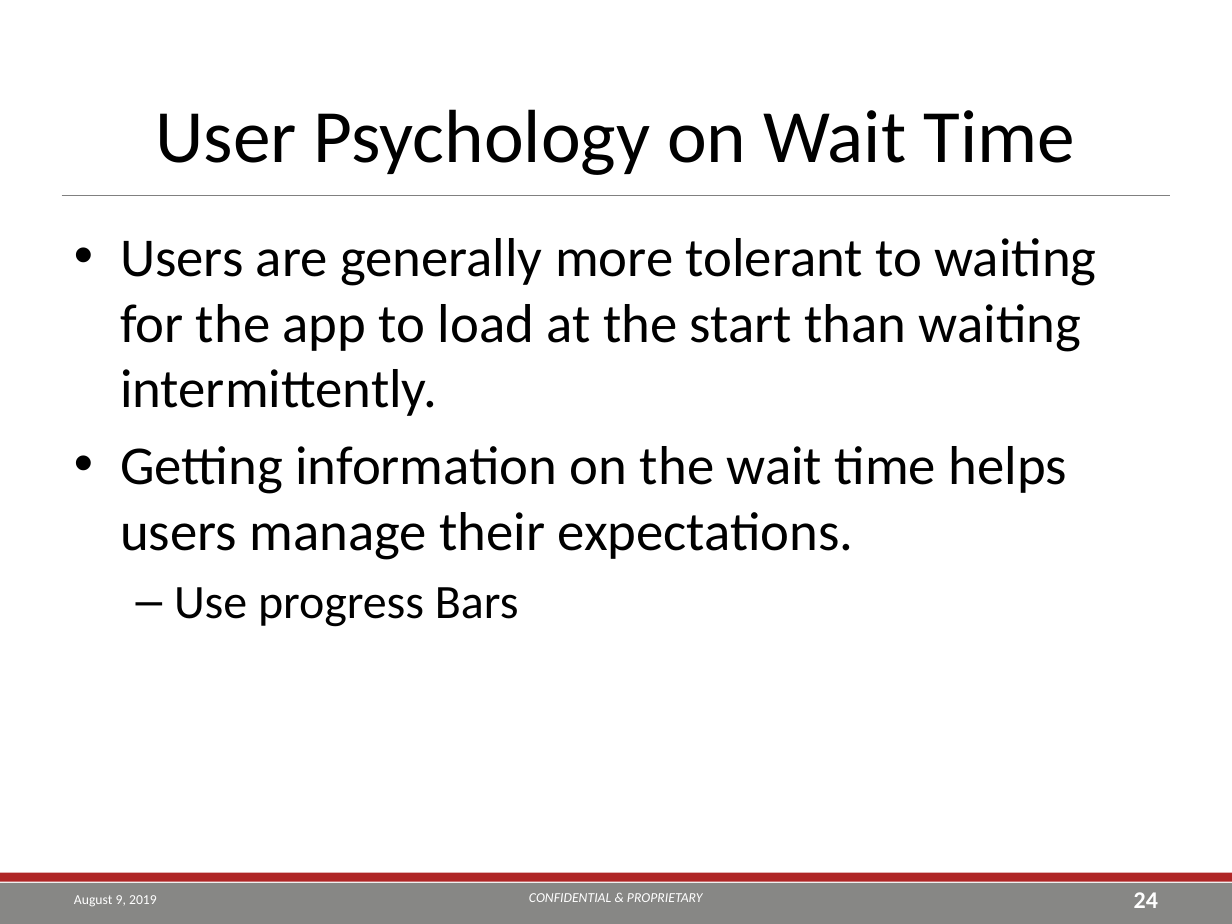
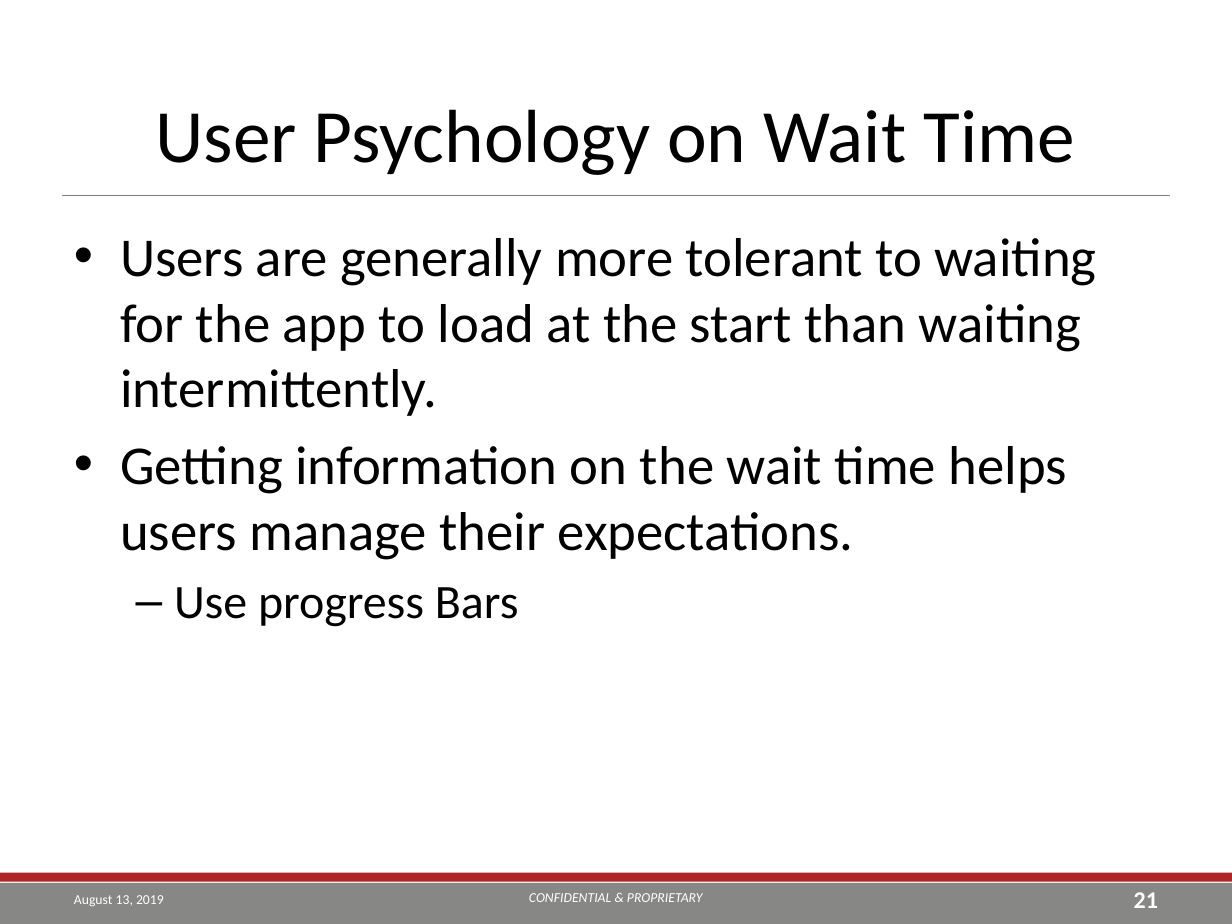
Before and after one commit to TEA-Analytics/ShinyWorkshop, a slide deck: slide 21 of Day 2.pptx (slide 24 before the commit). Drawn at 1232x924 pixels with LibreOffice and Linux fonts; fonts in the diff are those of the drawing; background and template pictures are left out. Boxes give left, top, right and bottom in pixels: in the first picture for what was removed or moved away, otherwise in the second. Text is boxed around its words. In the diff, an @@ line names an element or a change of style, - is before the commit and + after.

```diff
--- a/Day 2.pptx
+++ b/Day 2.pptx
@@ text at [74, 895, 164, 906]: text changed @@
-August 9, 2019
+August 13, 2019
@@ page number at [1134, 892, 1158, 908]: text changed @@
-24
+21
```
Also in this commit, not shown: 5 other slides changed, 3 slides added, 1 slide removed, 2 other files.
